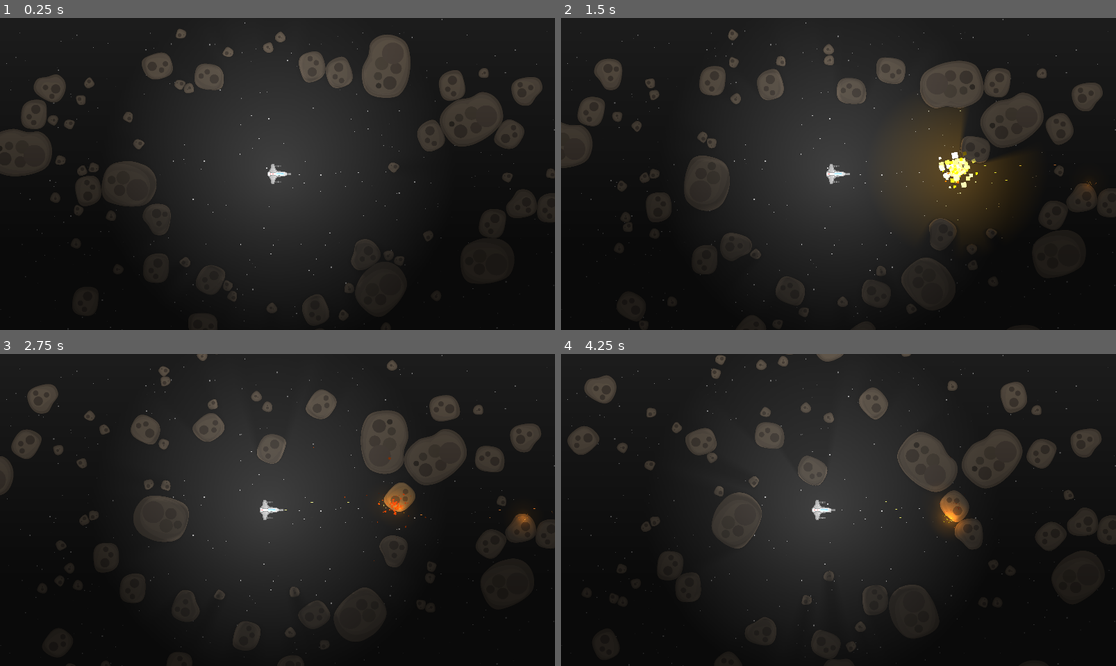
Above: before the commit, frames 1-4 (two rows, left to right).
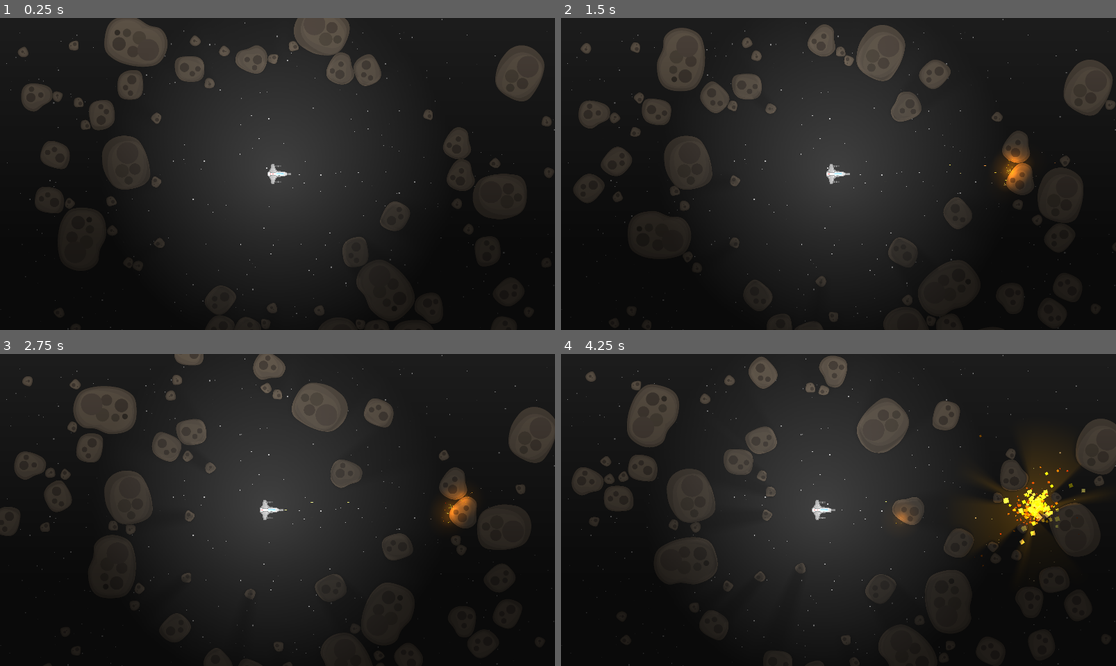
Above: after the commit, the same moments.

Repository: mkormout/graviton
Game: Godot game, scene res://world.tscn
Two runs of this game, one before a commit and one after it. Both use one fixed random seed, a clock stepped at 60 frames per second and the inputs below.
Inputs:
- Up to frame 1 (0.25 s): no input
- Up to frame 2 (1.5 s): hold W 0.53-1.28 s; hold Q 0.53-1.28 s; tap Space at 0.77, 1.07 s; tap E at 0.8, 1.35 s
- Up to frame 3 (2.75 s): tap Space at 1.52, 1.55, 1.82 s; hold W from 2.03 s (still down); hold Space from 2.03 s (still down); tap Q at 2.3 s
- Up to frame 4 (4.25 s): release Space at 2.78 s; tap Q at 2.85 s; tap Space at 3.02, 3.32, 3.77, 3.8, 4.07 s; tap E at 3.05 s; release W at 3.53 s; hold E from 3.53 s (still down)

The runs differ from the first frame. In frame 1, 15% of the frame differs, in the area x 0-100%, y 0-98%; in frame 2, 20%, in the area x 0-100%, y 2-100%; in frame 3, 16%; in frame 4, 19%.

Commit message:
tweaks, warnings fix

Diff:
--- a/components/body.gd
+++ b/components/body.gd
@@ -51,4 +51,5 @@
 	successor.angular_velocity = randi_range(-5, 5)
 	successor.angular_damp = -1
 	successor.linear_damp = 0
-	get_tree().current_scene.add_child(successor)
+
+	get_tree().current_scene.call_deferred("add_child", successor)
--- a/components/mount-point.gd
+++ b/components/mount-point.gd
@@ -22,8 +22,6 @@
 	var body2 = other.get_parent() as Node2D
 
 	get_tree().current_scene.add_child(body2)
-
-	print("body1.position", body1.position, "body2.position", body2.position)
 
 	body2.transform = body1.transform
 
--- a/components/mountable-weapon.gd
+++ b/components/mountable-weapon.gd
@@ -20,7 +20,7 @@
 func can_shoot() -> bool:
 	return shot_timer.is_stopped()
 
-func do(sender: Node2D, action: String, _where: String, _meta = null):
+func do(_sender: Node2D, action: String, _where: String, _meta = null):
 	if action == "fire":
 		fire()
 
--- a/prefabs/asteroid-death.tscn
+++ b/prefabs/asteroid-death.tscn
@@ -30,6 +30,7 @@
 time = 3.0
 
 [node name="CPUParticles2D" type="CPUParticles2D" parent="."]
+z_index = 256
 scale = Vector2(10, 10)
 amount = 200
 lifetime = 4.0
@@ -40,7 +41,7 @@
 spread = 180.0
 gravity = Vector2(2.08165e-12, 2.08165e-12)
 initial_velocity_min = 100.0
-initial_velocity_max = 250.0
+initial_velocity_max = 400.0
 angular_velocity_max = 100.0
 damping_min = 1.0
 damping_max = 30000.0
--- a/world.gd
+++ b/world.gd
@@ -77,9 +77,9 @@
 	const MAX_ANGULAR_VELOCITY = PI / 2
 
 	var asteroid = model.instantiate() as RigidBody2D
-	asteroid.position = Vector2.ZERO.from_angle(randf() * 2*PI) * randf_range(MIN_RANGE, MAX_RANGE)
-	asteroid.rotation = randi_range(0, 2*PI)
-	asteroid.linear_velocity = Vector2.ZERO.from_angle(randf() * 2*PI) * randi_range(-MAX_LINEAR_VELOCITY, MAX_LINEAR_VELOCITY)
+	asteroid.position = Vector2.from_angle(randf() * 2*PI) * randf_range(MIN_RANGE, MAX_RANGE)
+	asteroid.rotation = randf_range(0, 2*PI)
+	asteroid.linear_velocity = Vector2.from_angle(randf() * 2*PI) * randi_range(-MAX_LINEAR_VELOCITY, MAX_LINEAR_VELOCITY)
 	asteroid.angular_velocity = MAX_ANGULAR_VELOCITY * randi_range(-1, 1)
 	asteroid.angular_damp = -1
 	asteroid.linear_damp = 0
